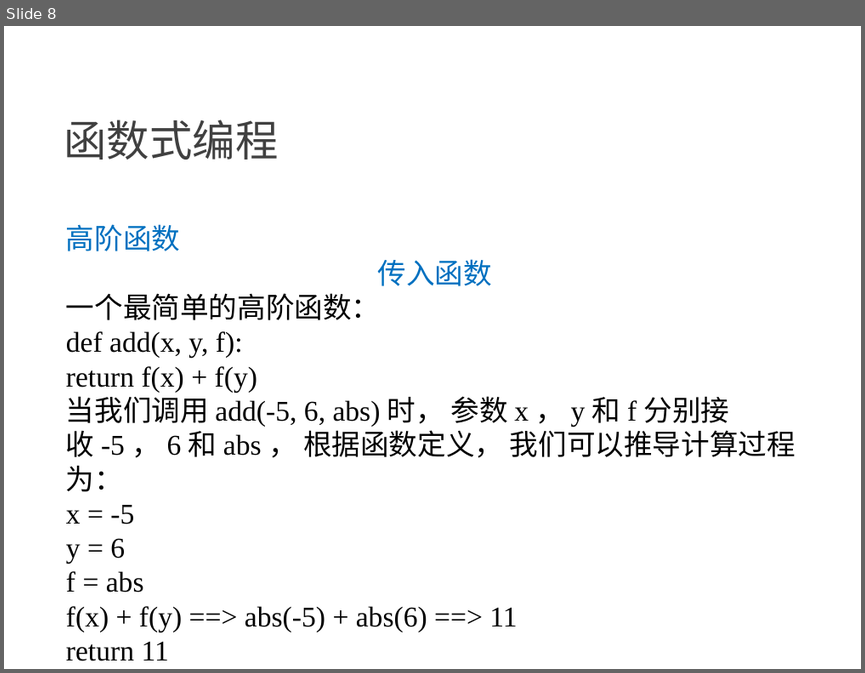
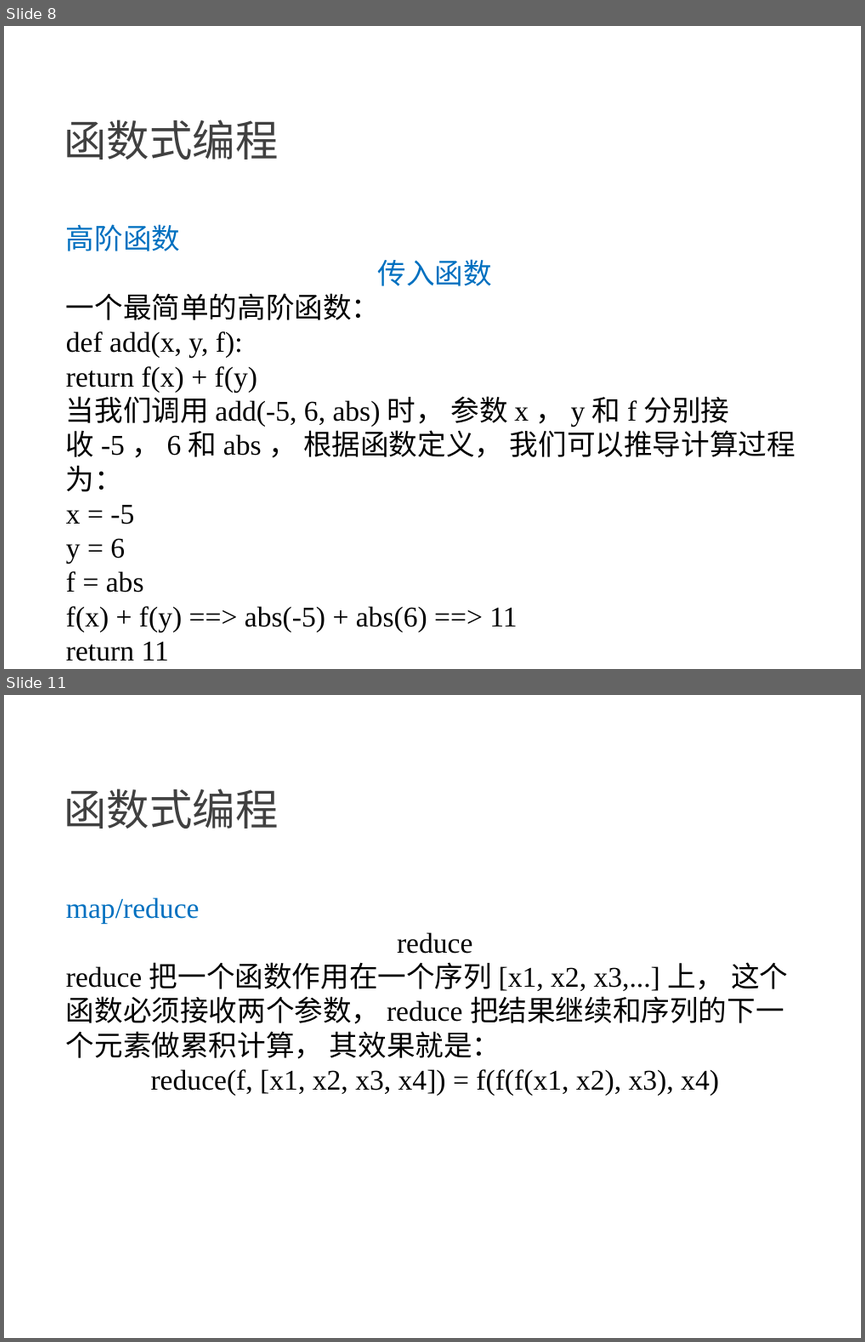
Before and after one commit to NewGr8Player/My-PPT, a slide deck: Python3/4.Python3-函数式编程.pptx. Shown one above the other, each under a label of ours: slide 8 before the commit, slides 8 and 11 after it; the slides between them are not shown. The pictures are 865x673 and 865x1342 pixels, drawn with LibreOffice and Linux fonts; fonts in the diff are those of the drawing. Boxes give left, top, right and bottom in pixels: in the first picture for what was removed or moved away, otherwise in the second. Text is boxed around its words. In the diff, an @@ line names an element or a change of style, - is before the commit and + after.

```diff
--- a/Python3/4.Python3-函数式编程.pptx
+++ b/Python3/4.Python3-函数式编程.pptx
@@ slide 11 added at <box>4,695,861,1338</box>, background #FFFFFF @@
@@ text added at <box>64,789,279,828</box>, 36 pt, text #404040 @@
+函数式编程
@@ text added at <box>66,897,788,1095</box>, 24 pt, text #000000 @@
+map/reduce
+reduce
+reduce 把一个函数作用在一个序列 [x1, x2, x3,...] 上， 这个函数必须接收两个参数， reduce 把结果继续和序列的下一个元素做累积计算， 其效果就是：
+reduce(f, [x1, x2, x3, x4]) = f(f(f(x1, x2), x3), x4)
```
Also in this commit, not shown: 2 other slides added.
